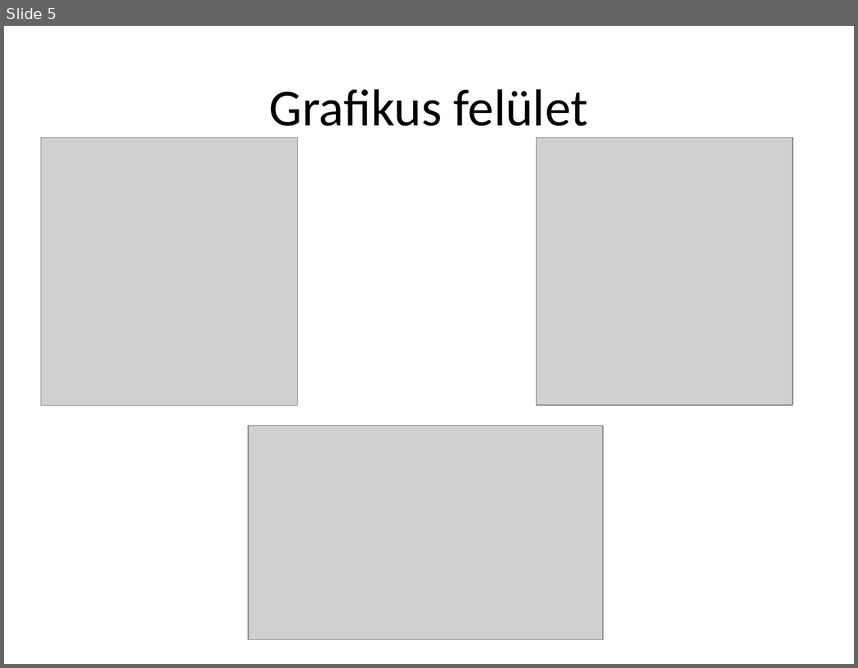
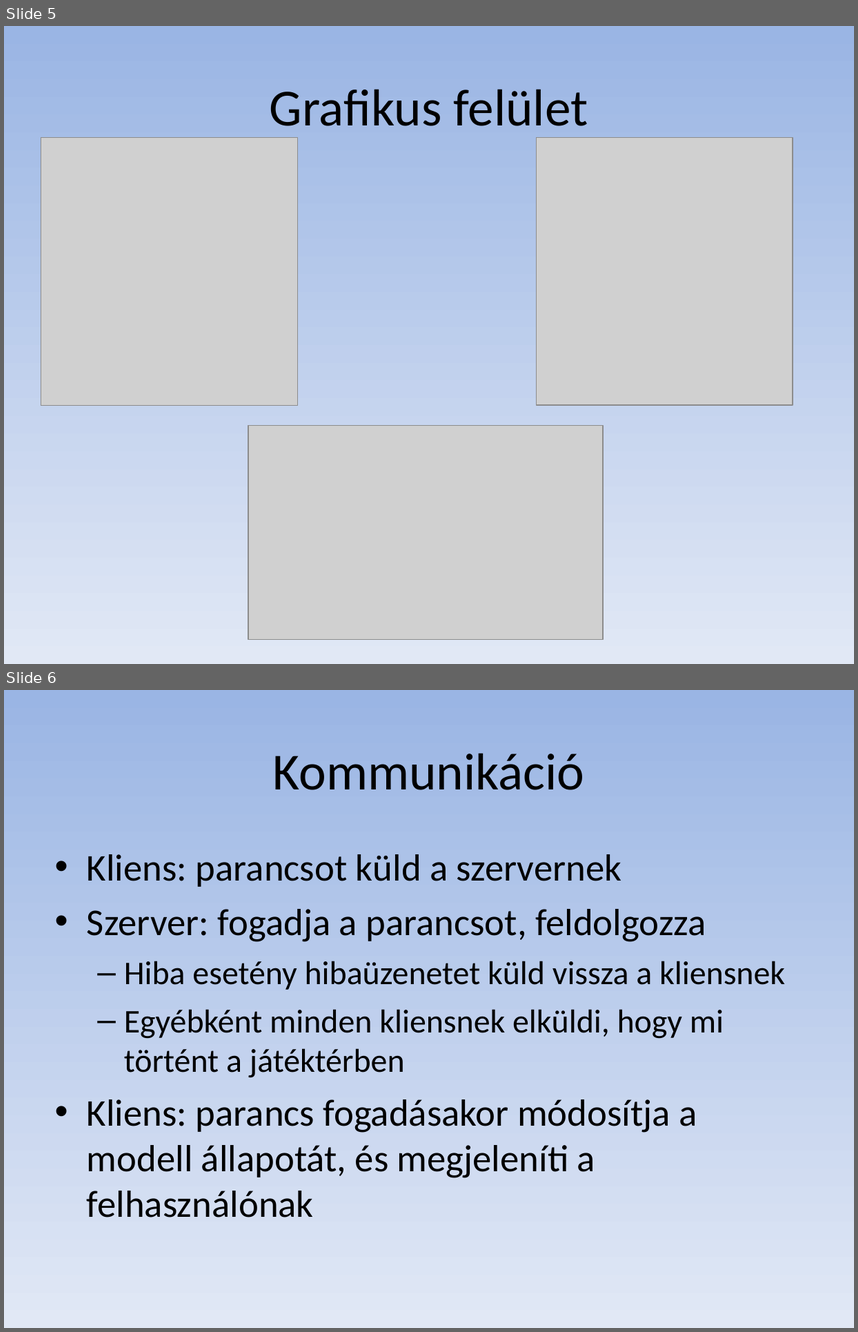
Before and after one commit to tbilles/Risk, a slide deck: doc/Risk_presentation.ppt. Shown one above the other, each under a label of ours: slide 5 before the commit, slides 5 and 6 after it. The pictures are 858x668 and 858x1332 pixels, drawn with LibreOffice and Linux fonts; fonts in the diff are those of the drawing; grey boxes stand for pictures. Boxes give left, top, right and bottom in pixels: in the first picture for what was removed or moved away, otherwise in the second. Text is boxed around its words. In the diff, an @@ line names an element or a change of style, - is before the commit and + after.

```diff
--- a/doc/Risk_presentation.ppt
+++ b/doc/Risk_presentation.ppt
@@ slide 6 added at [4, 690, 854, 1328], background gradient #9AB5E4 to #E1E8F5 @@
@@ title added at [273, 753, 585, 790], 44 pt, text #000000 @@
+Kommunikáció
@@ text added at [87, 854, 785, 1217], 32 pt, text #000000 @@
+• Kliens: parancsot küld a szervernek
+• Szerver: fogadja a parancsot, feldolgozza
+  – Hiba esetény hibaüzenetet küld vissza a kliensnek
+  – Egyébként minden kliensnek elküldi, hogy mi történt a játéktérben
+• Kliens: parancs fogadásakor módosítja a modell állapotát, és megjeleníti a felhasználónak
@@ slide 5 changed as well @@
@@ background #FFFFFF to gradient #9AB5E4 to #E1E8F5 @@
```
Also in this commit, not shown: 7 other slides changed, 2 other slides added.
